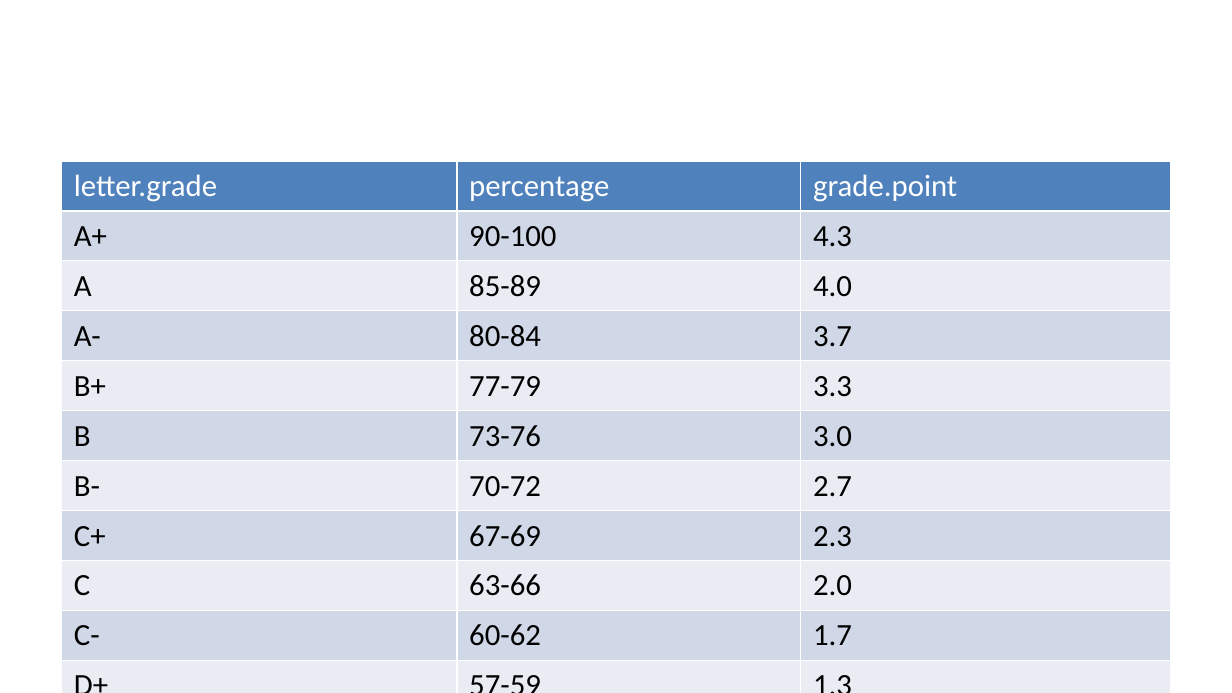
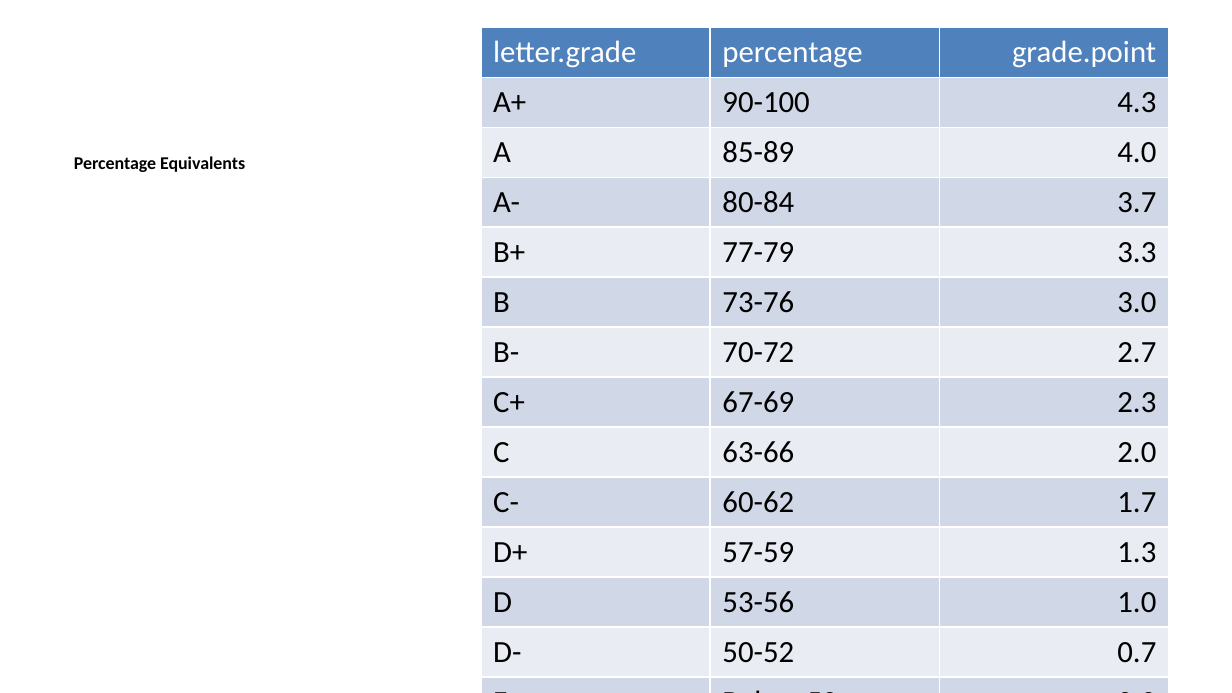
Before and after one commit to cmadland/slides, a slide deck: slide 18 of docs/posts/fpl-assessment/index.pptx (slide 16 before the commit). Drawn at 1232x693 pixels with LibreOffice and Linux fonts; fonts in the diff are those of the drawing. Boxes give left, top, right and bottom in pixels: in the first picture for what was removed or moved away, otherwise in the second. Text is boxed around its words. In the diff, an @@ line names an element or a change of style, - is before the commit and + after.

```diff
--- a/docs/posts/fpl-assessment/index.pptx
+++ b/docs/posts/fpl-assessment/index.pptx
@@ table at <box>480,27,1168,667</box> @@
@@ alignment left to right @@
@@ table: place and size @@
-table at <box>62,161,1170,650</box>
+table at <box>480,27,1168,667</box>
@@ text added at <box>74,156,245,172</box>, 10.5 pt, text #000000, bold @@
+Percentage Equivalents
```
Also in this commit, not shown: 8 other slides changed, 7 slides added, 1 slide removed, 13 other files.
